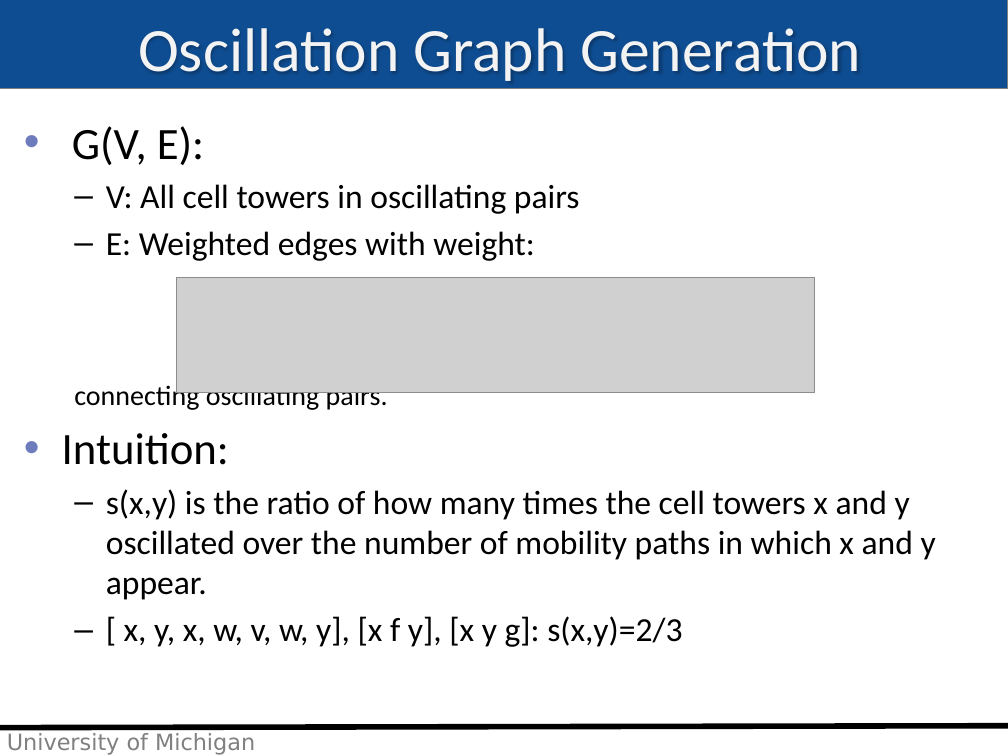
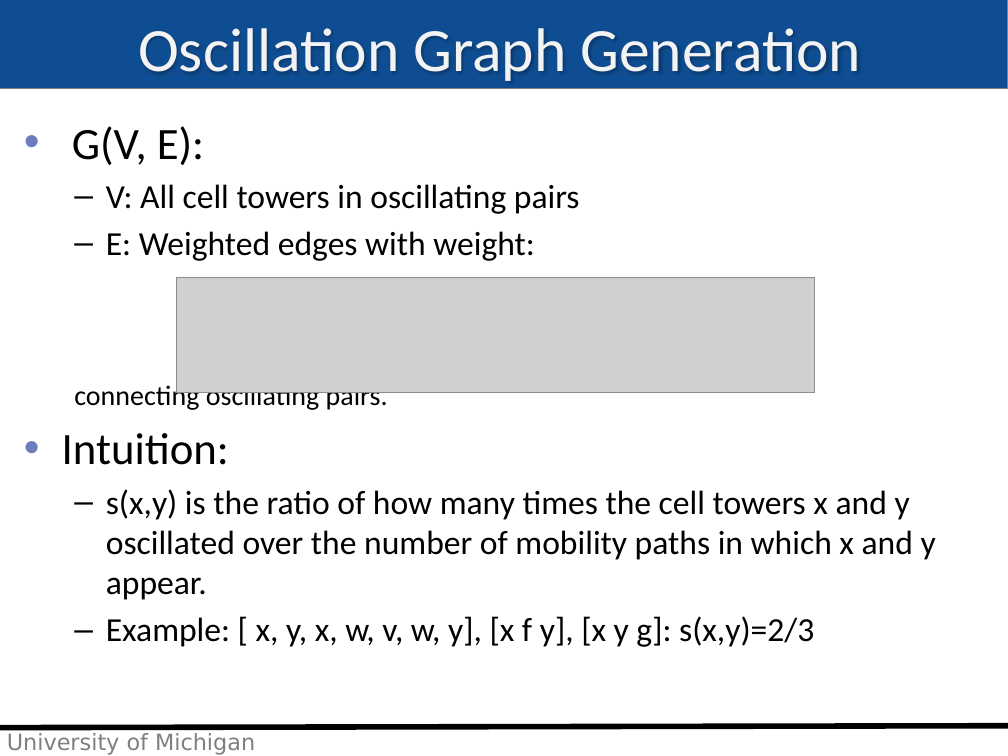
Before and after one commit to imehrdad2012/EECS589, a slide deck: slide 8 of Presentation/moradi_class19.pptx. Drawn at 1008x756 pixels with LibreOffice and Linux fonts; fonts in the diff are those of the drawing; grey boxes stand for pictures; background and template pictures are left out. Boxes give left, top, right and bottom in pixels: in the first picture for what was removed or moved away, otherwise in the second. Text is boxed around its words. In the diff, an @@ line names an element or a change of style, - is before the commit and + after.

```diff
--- a/Presentation/moradi_class19.pptx
+++ b/Presentation/moradi_class19.pptx
@@ text at bbox=[106, 616, 814, 647]: text changed @@
-  – [ x, y, x, w, v, w, y], [x f y], [x y g]: s(x,y)=2/3
+  – Example: [ x, y, x, w, v, w, y], [x f y], [x y g]: s(x,y)=2/3
```
Also in this commit, not shown: 5 other slides changed, 11 slides added.
